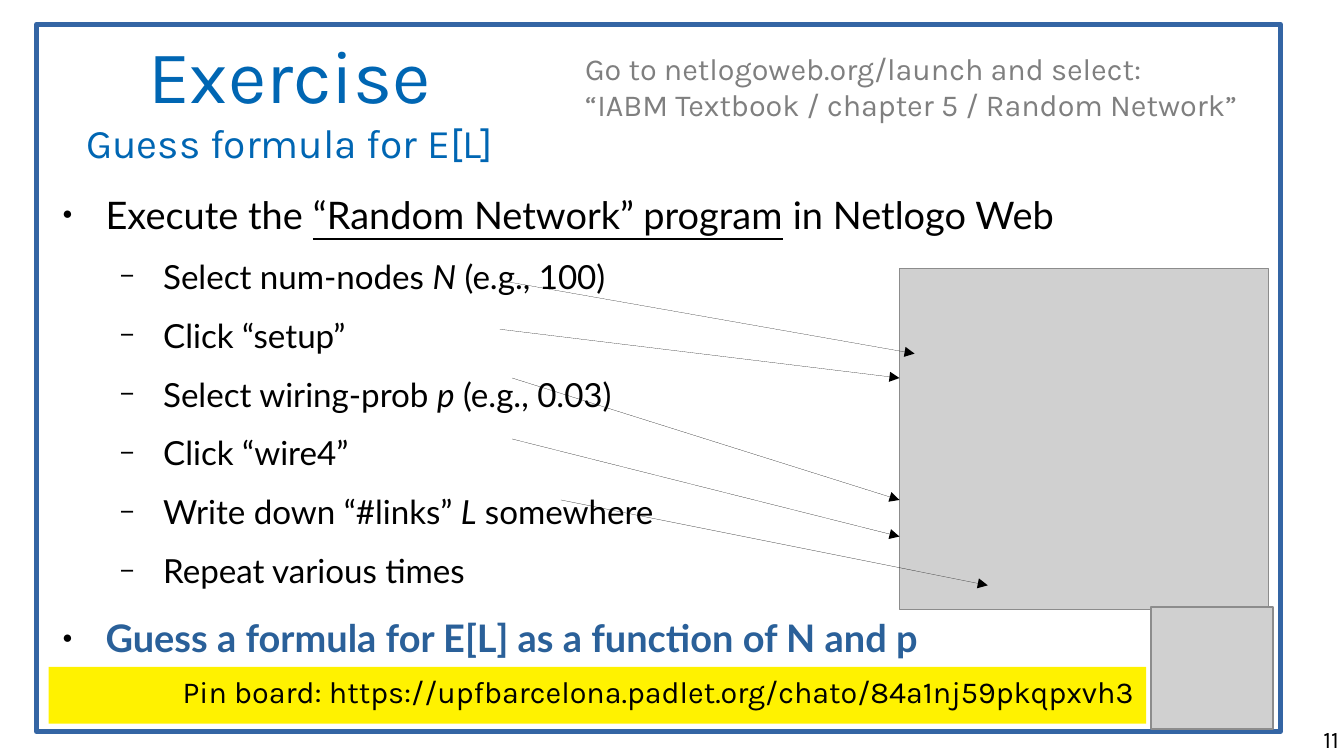
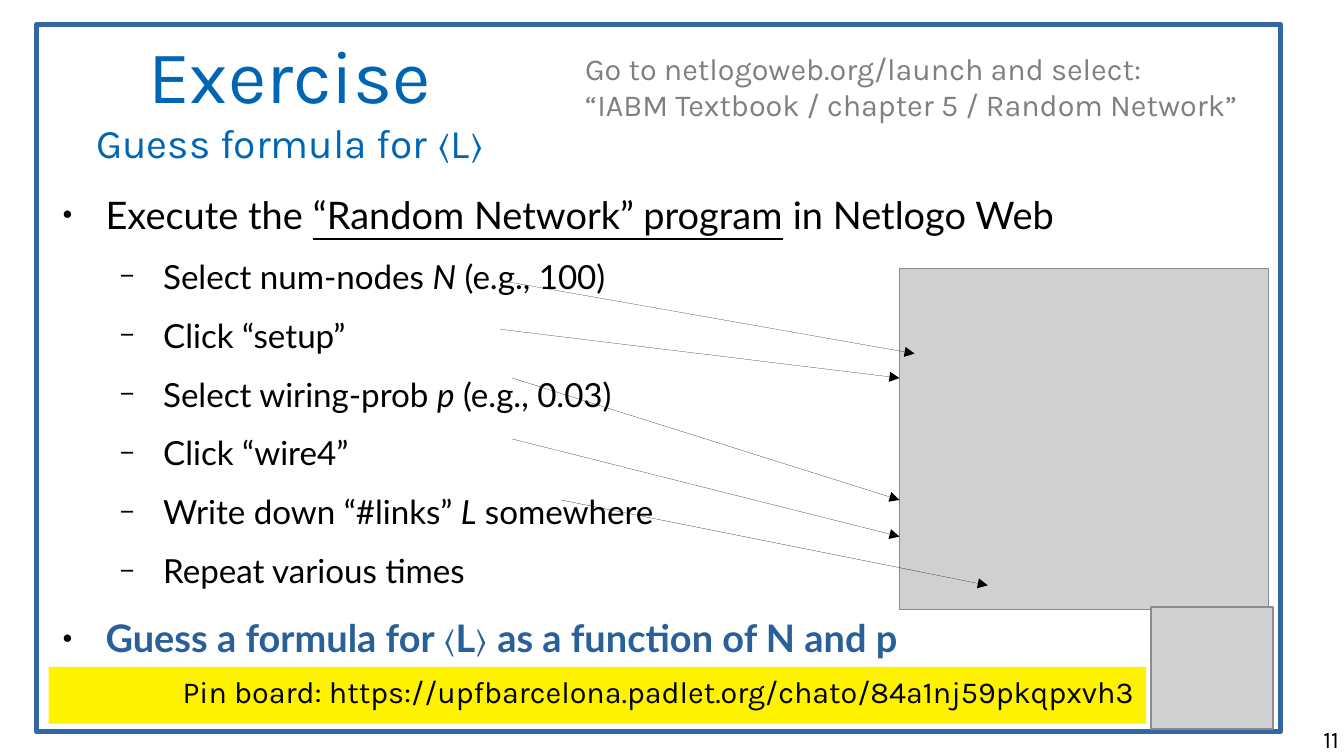
Before and after one commit to chatox/networks-science-course, a slide deck: slide 11 of theory/odp/tt11-random_networks.odp. Drawn at 1344x756 pixels with LibreOffice and Linux fonts; fonts in the diff are those of the drawing; grey boxes stand for pictures. Boxes give left, top, right and bottom in pixels: in the first picture for what was removed or moved away, otherwise in the second. Text is boxed around its words. In the diff, an @@ line names an element or a change of style, - is before the commit and + after.

```diff
--- a/theory/odp/tt11-random_networks.odp
+++ b/theory/odp/tt11-random_networks.odp
@@ title at [96, 51, 484, 163]: text changed @@
-Exercise
-Guess formula for E[L]
+Exercise
+Guess formula for 〈L〉
@@ text at [106, 623, 898, 659]: text changed @@
-● Guess a formula for E[L] as a function of N and p
+● Guess a formula for 〈L〉 as a function of N and p
```
Also in this commit, not shown: 3 other slides changed, 1 slide added, 2 other files.
